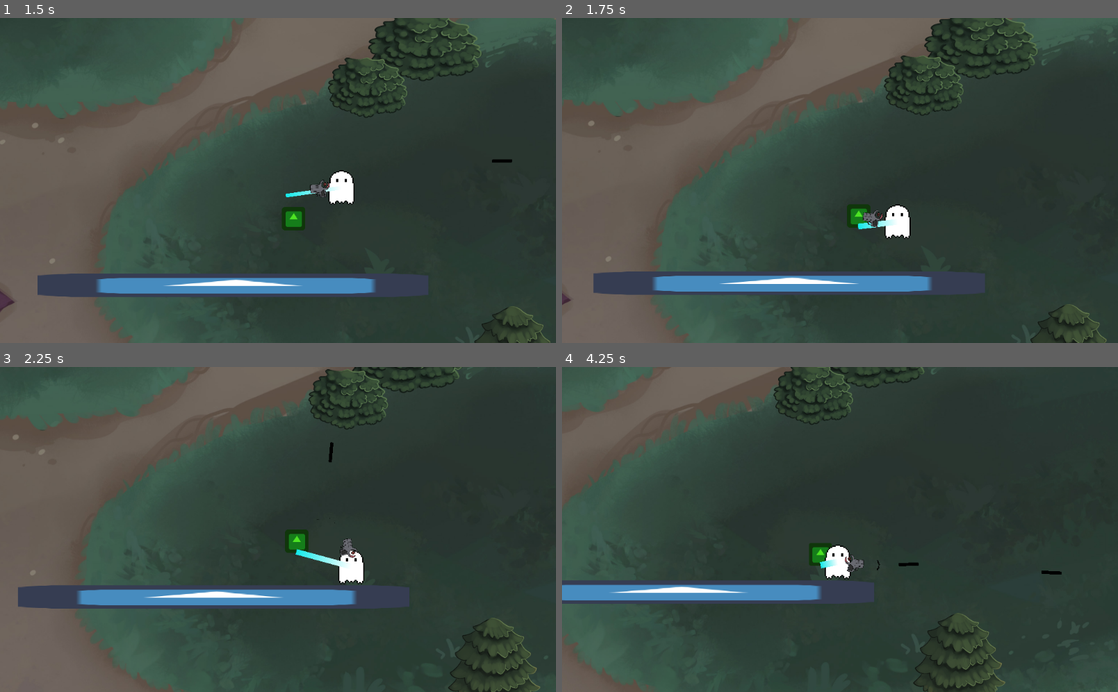
Above: before the commit, frames 1-4 (two rows, left to right).
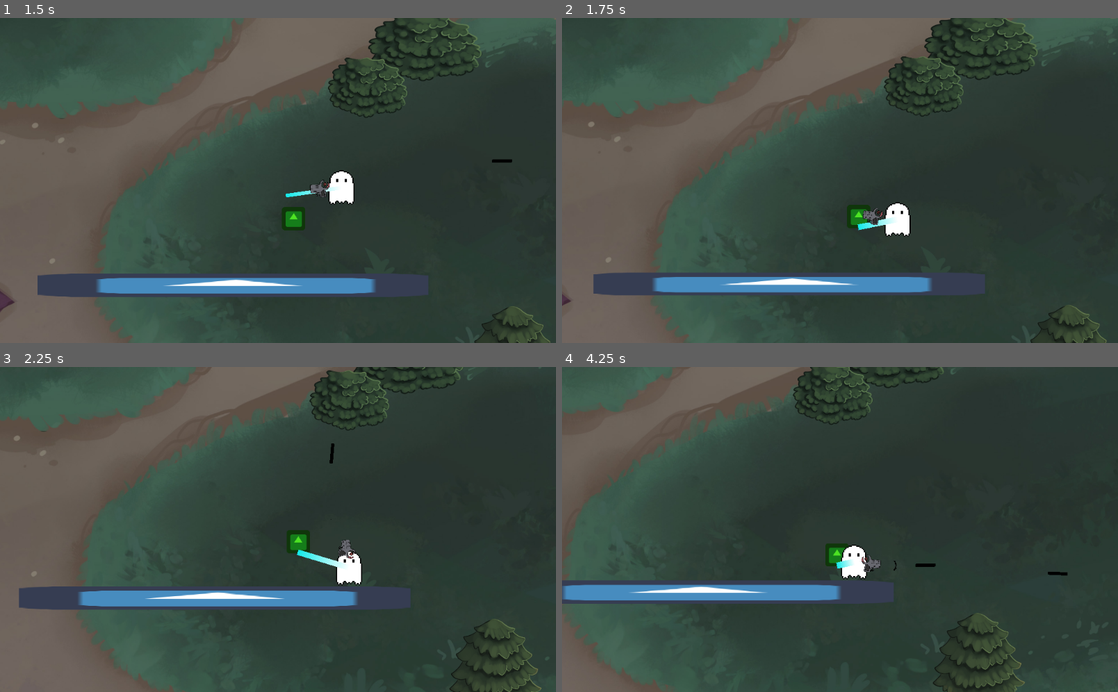
Above: after the commit, the same moments.

Repository: arnette-thomas/gmtk2021
Game: Godot game, scene res://scenes/World1.tscn
Two runs of this game, one before a commit and one after it. Both use one fixed random seed, a clock stepped at 60 frames per second and the inputs below. The engine's default icon, where the game draws it, is replaced by a stand-in: a white triangle on a blue panel in a dark square.
Inputs (mouse positions are in pixels of both pictures, inside the frame that each line leads up to):
- Up to frame 1 (1.5 s): tap Enter (ui_accept) at 0.5, 0.77 s; move the mouse to (400, 164) at 0.52 s; press the mouse at (400, 164) at 0.53 s; hold D (right) 0.53-1.28 s; move the mouse to (166, 196) at 1.27 s; release the mouse at (166, 196) at 1.28 s; hold S (down) from 1.28 s (still down); right-click (166, 196) at 1.35 s
- Up to frame 2 (1.75 s): keep holding S (down); tap Enter (ui_accept) at 1.52 s
- Up to frame 3 (2.25 s): move the mouse to (333, 458) at 2.02 s; release S (down) at 2.03 s; press the mouse at (333, 458) at 2.03 s; hold D (right) from 2.03 s (still down)
- Up to frame 4 (4.25 s): move the mouse to (812, 594) at 2.77 s; release D (right) at 2.78 s; release the mouse at (812, 594) at 2.78 s; hold Up (ui_up) 2.78-3.53 s; right-click (812, 594) at 2.85 s; tap Enter (ui_accept) at 3.02, 3.77 s; move the mouse to (1006, 578) at 3.52 s; press the mouse at (1006, 578) at 3.53 s; hold Q (left) from 3.53 s (still down)

Frame 1 is identical in both runs. In frame 2, 1.6% of the frame differs, in the area x 0-100%, y 0-100%; in frame 3, 2.1%; in frame 4, 6.0%, in the area x 0-91%, y 0-100%.

Commit message:
Apply tension on chain

Diff:
--- a/scripts/Chain.gd
+++ b/scripts/Chain.gd
@@ -68,6 +68,10 @@
 
 	emit_signal("chain_broken")
 
+func get_tension():
+	if hooked_enemy == null: return 0.0
+	return (to_local(hooked_enemy.position) - position).length() / hooked_enemy.max_hook_range
+
 func _on_AnimationPlayer_animation_finished(anim_name):
 	if anim_name == "shoot":
 		line.scale.x = 0
--- a/scripts/Player.gd
+++ b/scripts/Player.gd
@@ -5,9 +5,11 @@
 # var a = 2
 # var b = "text"
 const MOVE_SPEED := 400
+const MIN_MOVE_SPEED := 200
 var dir := Vector2.ZERO
 
 onready var gun_visu := $GunVisu
+onready var chain := $Chain
 
 var main_node
 
@@ -36,8 +38,9 @@
 	if dir.length() > 1:
 		dir = dir.normalized()
 
-	# Move player
-	move_and_collide(dir * MOVE_SPEED * delta)
+	# Move player, apply malus if chain tension
+	var speed = lerp(MIN_MOVE_SPEED, MOVE_SPEED, 1 - chain.get_tension())
+	move_and_collide(dir * speed * delta)
 
 	# fire
 	fire_timer -= delta
